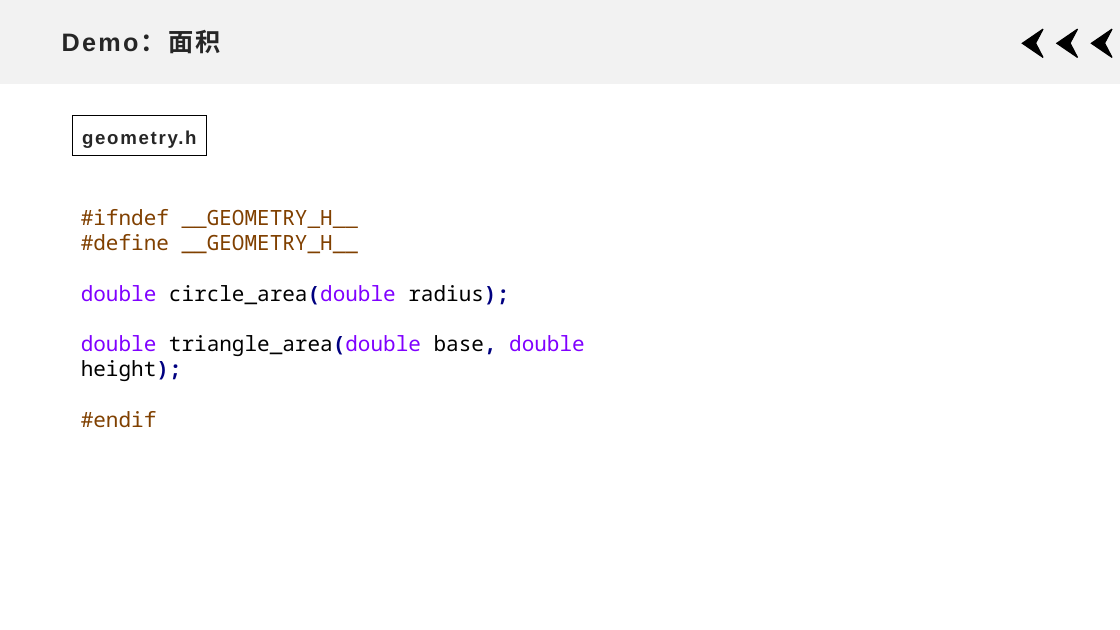
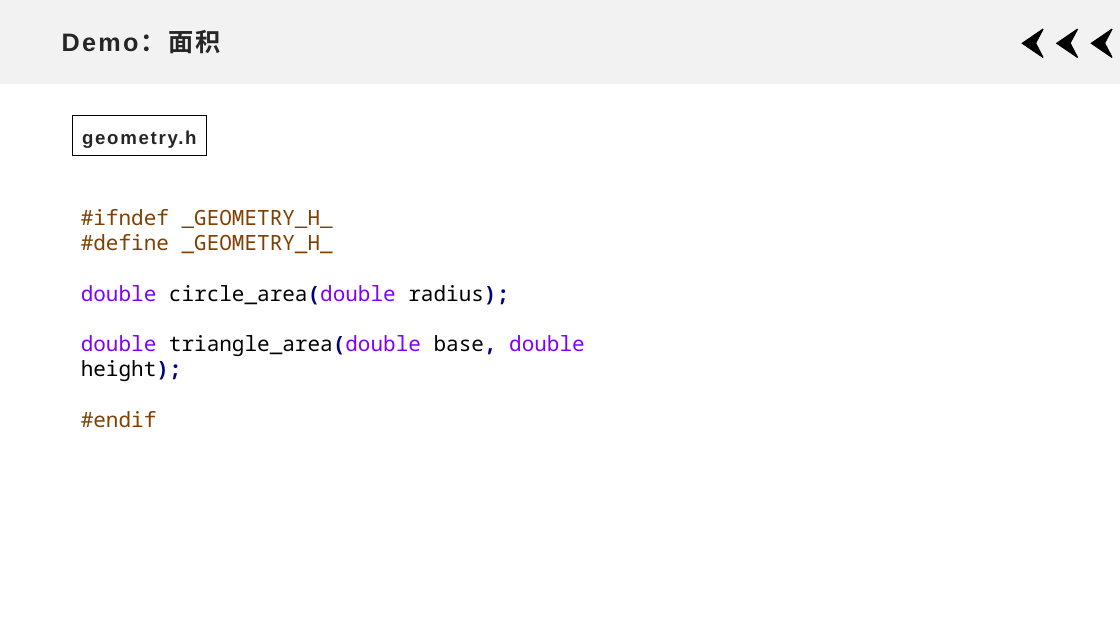
Before and after one commit to xdai02/C, a slide deck: slide 10 of slides/Chapter6.pptx. Drawn at 1120x630 pixels with LibreOffice and Linux fonts; fonts in the diff are those of the drawing. Boxes give left, top, right and bottom in pixels: in the first picture for what was removed or moved away, otherwise in the second. Text is boxed around its words. In the diff, an @@ line names an element or a change of style, - is before the commit and + after.

```diff
--- a/slides/Chapter6.pptx
+++ b/slides/Chapter6.pptx
@@ text at bbox=[81, 209, 333, 254]: text changed @@
-#ifndef __GEOMETRY_H__
-#define __GEOMETRY_H__
+#ifndef _GEOMETRY_H_
+#define _GEOMETRY_H_
```
Also in this commit, not shown: 1 other slide changed, 17 other files.
